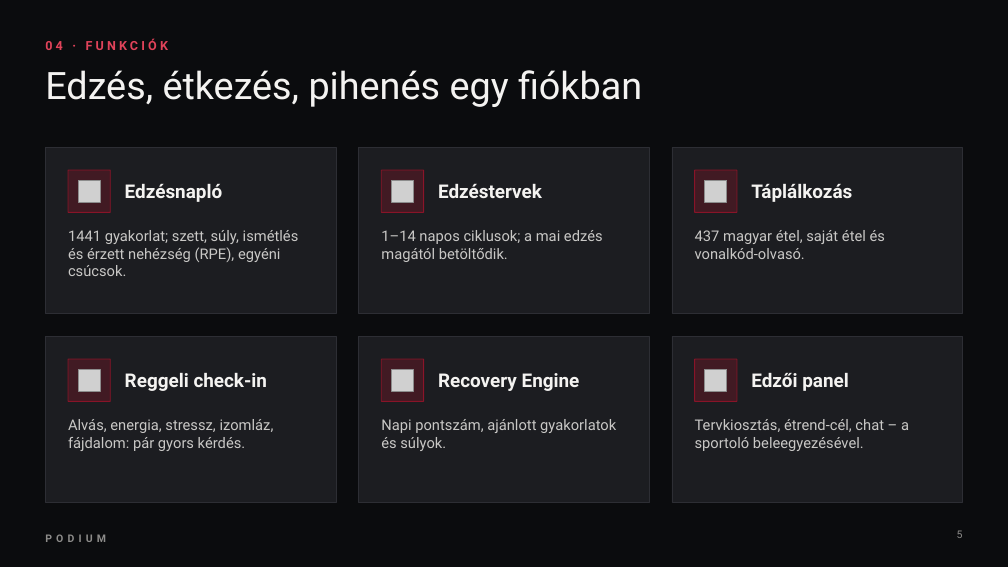
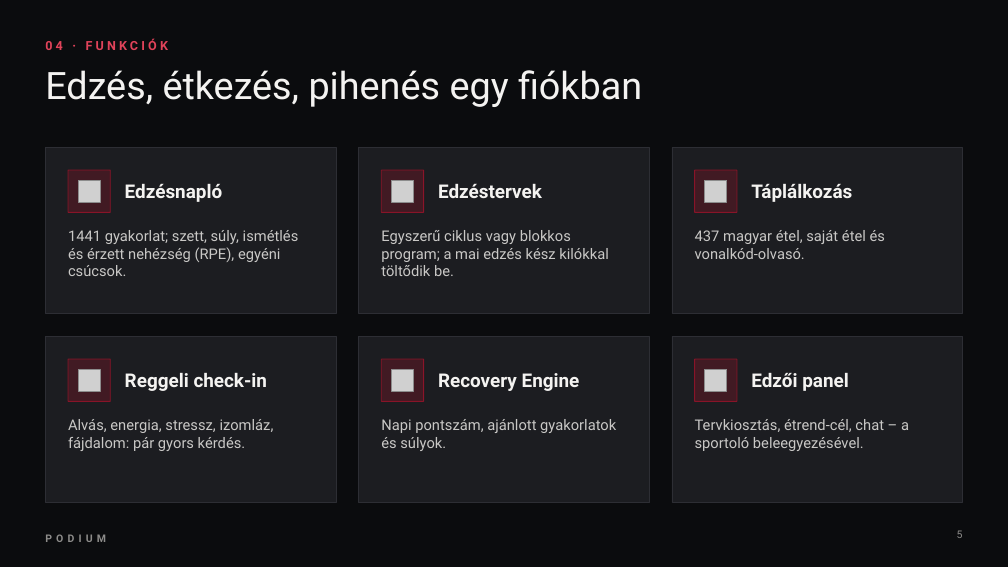
Before and after one commit to almateszem/repo, a slide deck: slide 5 of Prezentacio/Podium-bemutato.pptx. Drawn at 1008x567 pixels with LibreOffice and Linux fonts; fonts in the diff are those of the drawing; grey boxes stand for pictures; background and template pictures are left out. Boxes give left, top, right and bottom in pixels: in the first picture for what was removed or moved away, otherwise in the second. Text is boxed around its words. In the diff, an @@ line names an element or a change of style, - is before the commit and + after.

```diff
--- a/Prezentacio/Podium-bemutato.pptx
+++ b/Prezentacio/Podium-bemutato.pptx
@@ text at <box>381,230,609,276</box>: text changed @@
-1–14 napos ciklusok; a mai edzés magától betöltődik.
+Egyszerű ciklus vagy blokkos program; a mai edzés kész kilókkal töltődik be.
```
Also in this commit, not shown: 5 other slides changed, 3 slides added, 2 other files.
